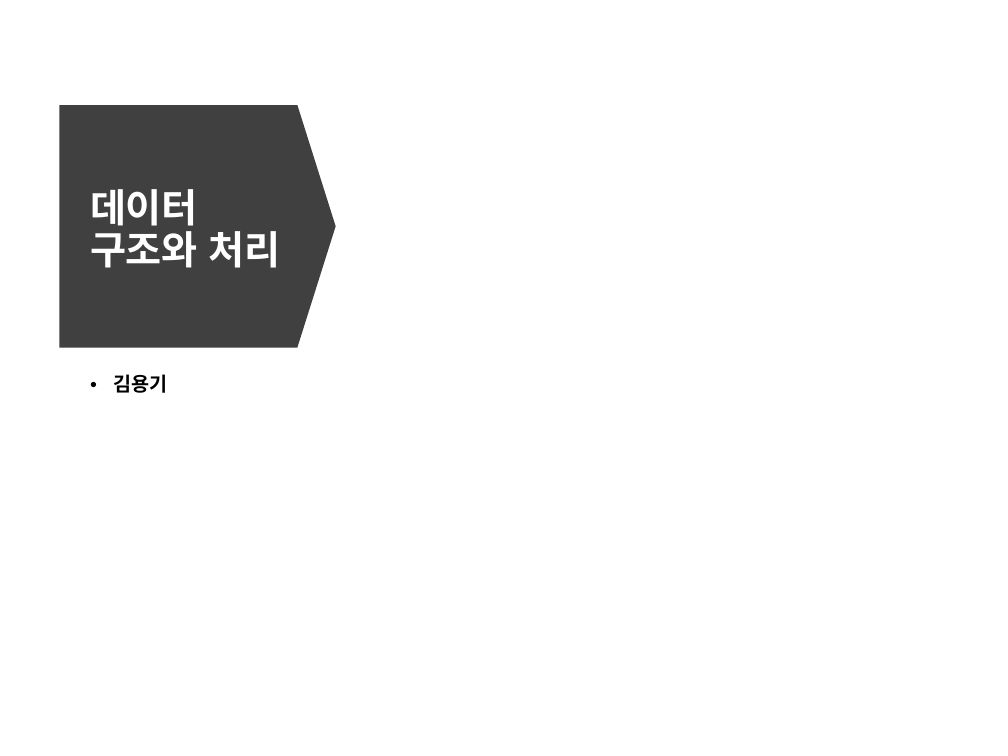
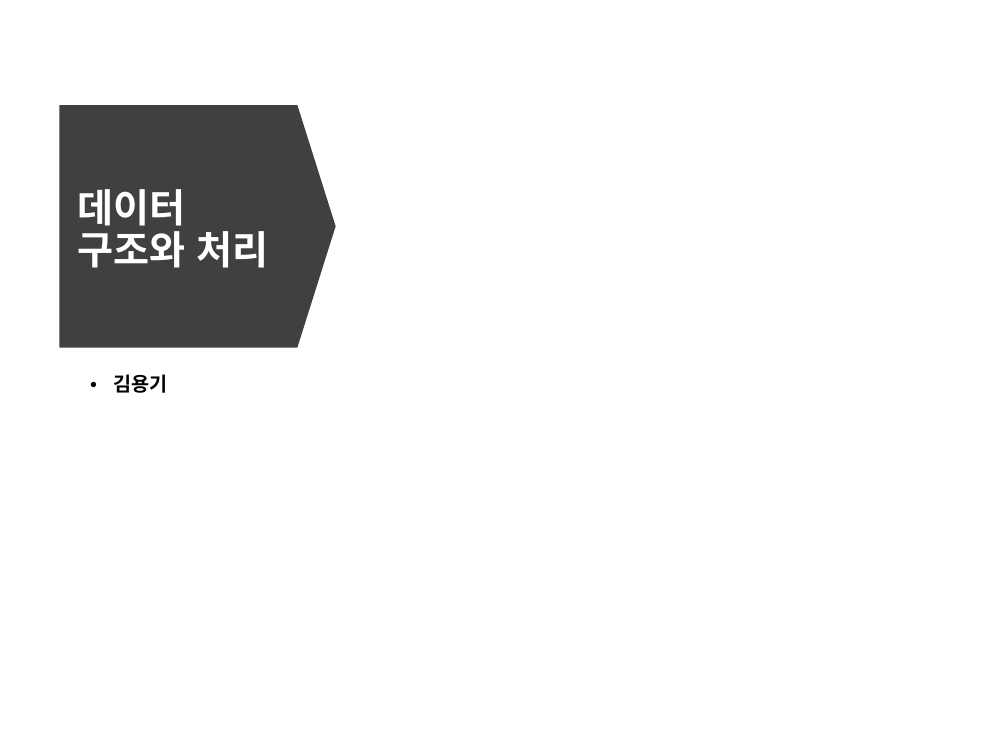
Before and after one commit to cs-study-org/cs-study, a slide deck: slide 1 of 05/yongki/DataStructure&FileSystem.pptx. Drawn at 1008x756 pixels with LibreOffice and Linux fonts; fonts in the diff are those of the drawing. Boxes give left, top, right and bottom in pixels: in the first picture for what was removed or moved away, otherwise in the second. Text is boxed around its words. In the diff, an @@ line names an element or a change of style, - is before the commit and + after.

```diff
--- a/05/yongki/DataStructure&FileSystem.pptx
+++ b/05/yongki/DataStructure&FileSystem.pptx
@@ title "데이터 구조와 처리": place and size @@
-title "데이터 구조와 처리" at (90,189,281,268)
+title "데이터 구조와 처리" at (78,189,268,268)
```
Also in this commit, not shown: 9 other slides changed, 16 slides added.
